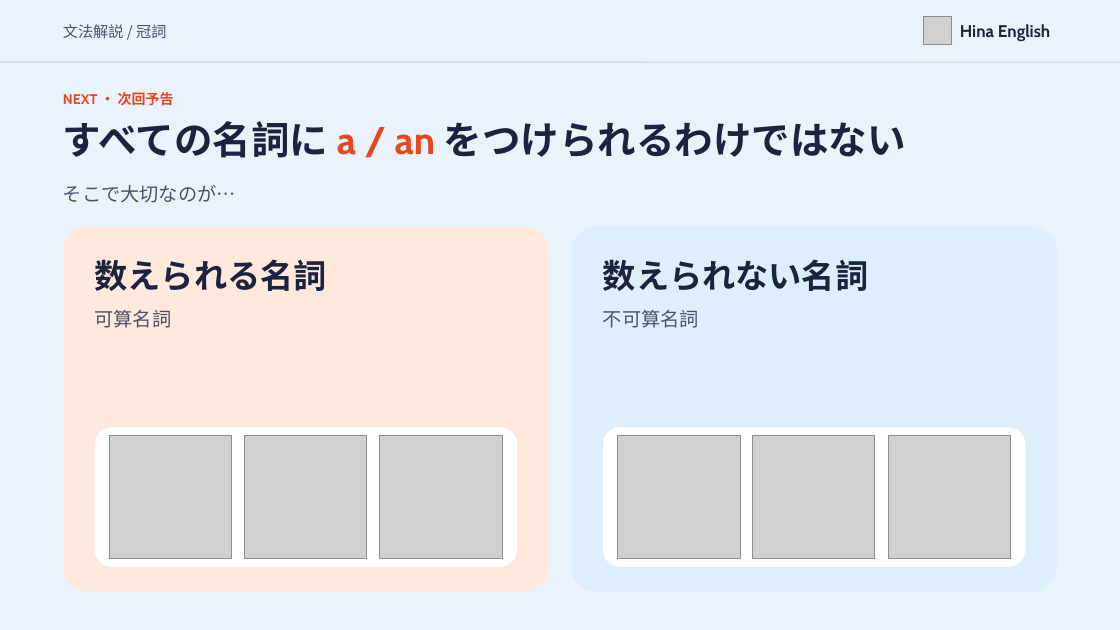
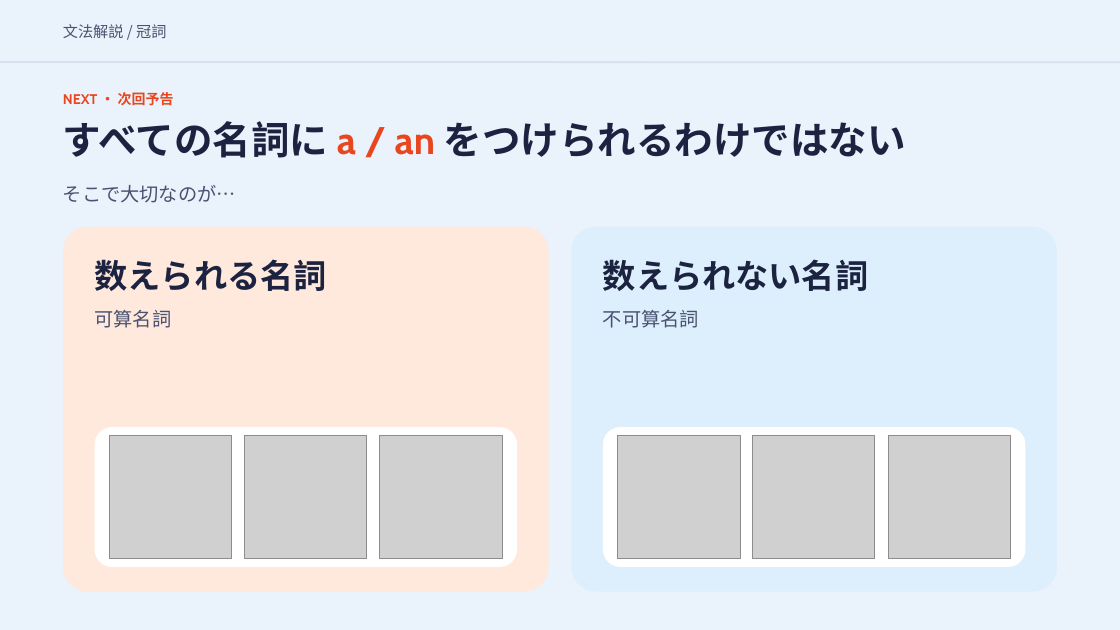
Before and after one commit to hinakajisaki-dev/hina-english, a slide deck: slide 16 of matome/a-the/a-the-slides.pptx (slide 17 before the commit). Drawn at 1120x630 pixels with LibreOffice and Linux fonts; fonts in the diff are those of the drawing; grey boxes stand for pictures. Boxes give left, top, right and bottom in pixels: in the first picture for what was removed or moved away, otherwise in the second. Text is boxed around its words. In the diff, an @@ line names an element or a change of style, - is before the commit and + after.

```diff
--- a/matome/a-the/a-the-slides.pptx
+++ b/matome/a-the/a-the-slides.pptx
@@ picture removed at box(923, 17, 951, 45) @@
@@ text removed at box(960, 24, 1050, 41) @@
-Hina English
```
Also in this commit, not shown: 18 other slides changed, 1 slide removed, 9 other files.
